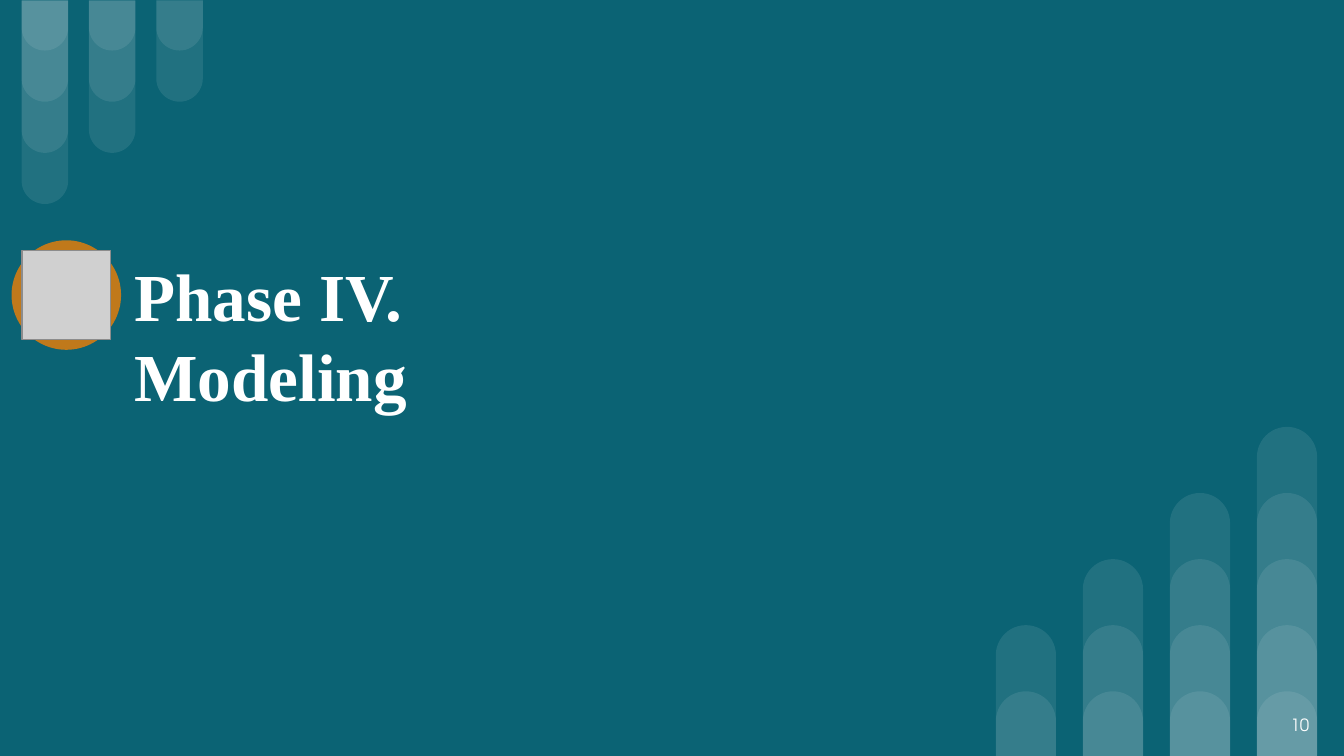
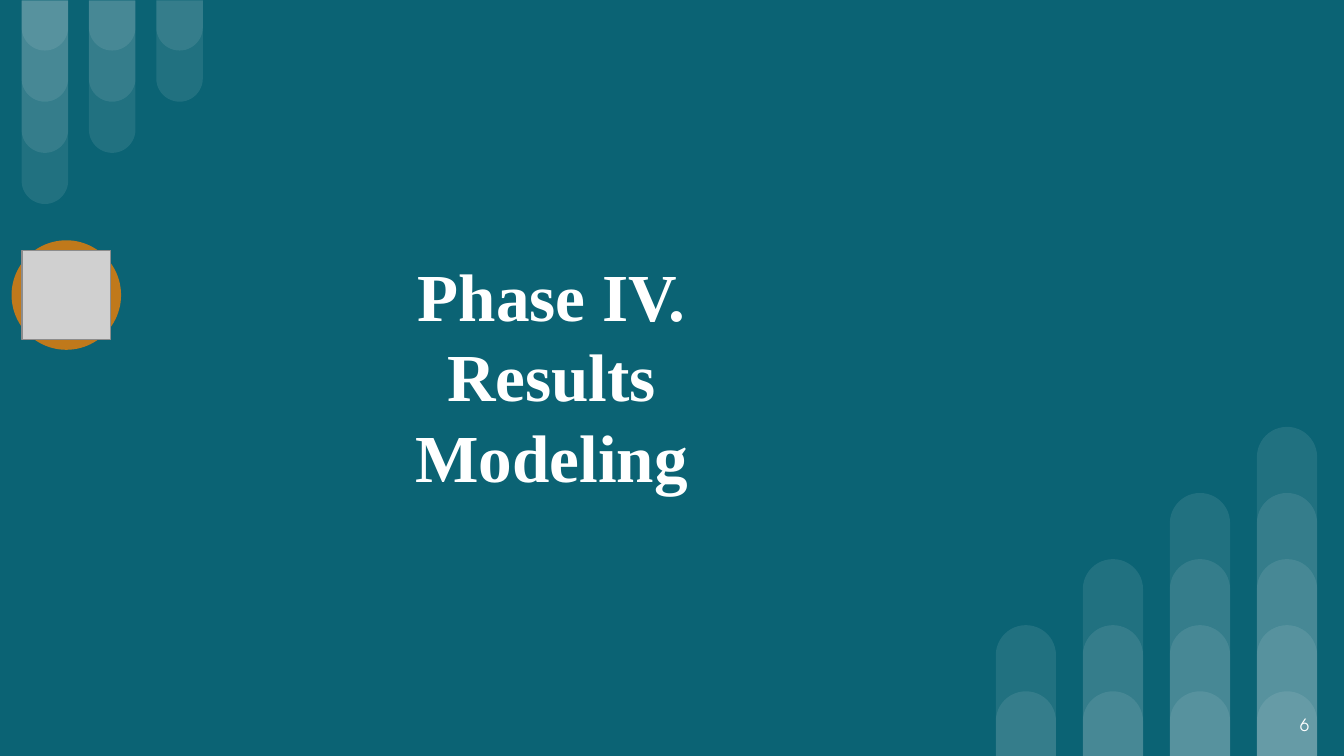
Before and after one commit to dkm2bd/UVA_DSI_CS5010_capstone1, a slide deck: slide 6 of UVA.Capstone1_webscrapper_final_report.pptx (slide 10 before the commit). Drawn at 1344x756 pixels with LibreOffice and Linux fonts; fonts in the diff are those of the drawing; grey boxes stand for pictures. Boxes give left, top, right and bottom in pixels: in the first picture for what was removed or moved away, otherwise in the second. Text is boxed around its words. In the diff, an @@ line names an element or a change of style, - is before the commit and + after.

```diff
--- a/UVA.Capstone1_webscrapper_final_report.pptx
+++ b/UVA.Capstone1_webscrapper_final_report.pptx
@@ title at [418,274,685,322]: alignment left to centre @@
@@ title at [415,354,687,494]: text changed @@
-Modeling
+Results
+Modeling
@@ page number at [1300,718,1309,731]: text changed @@
-10
+6
```
Also in this commit, not shown: 7 other slides changed, 9 slides removed.
